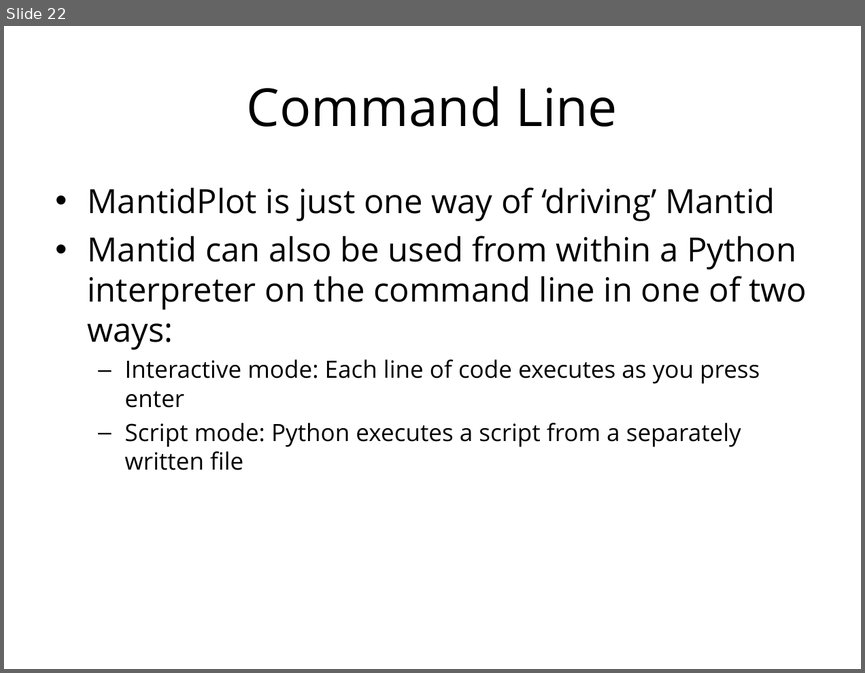
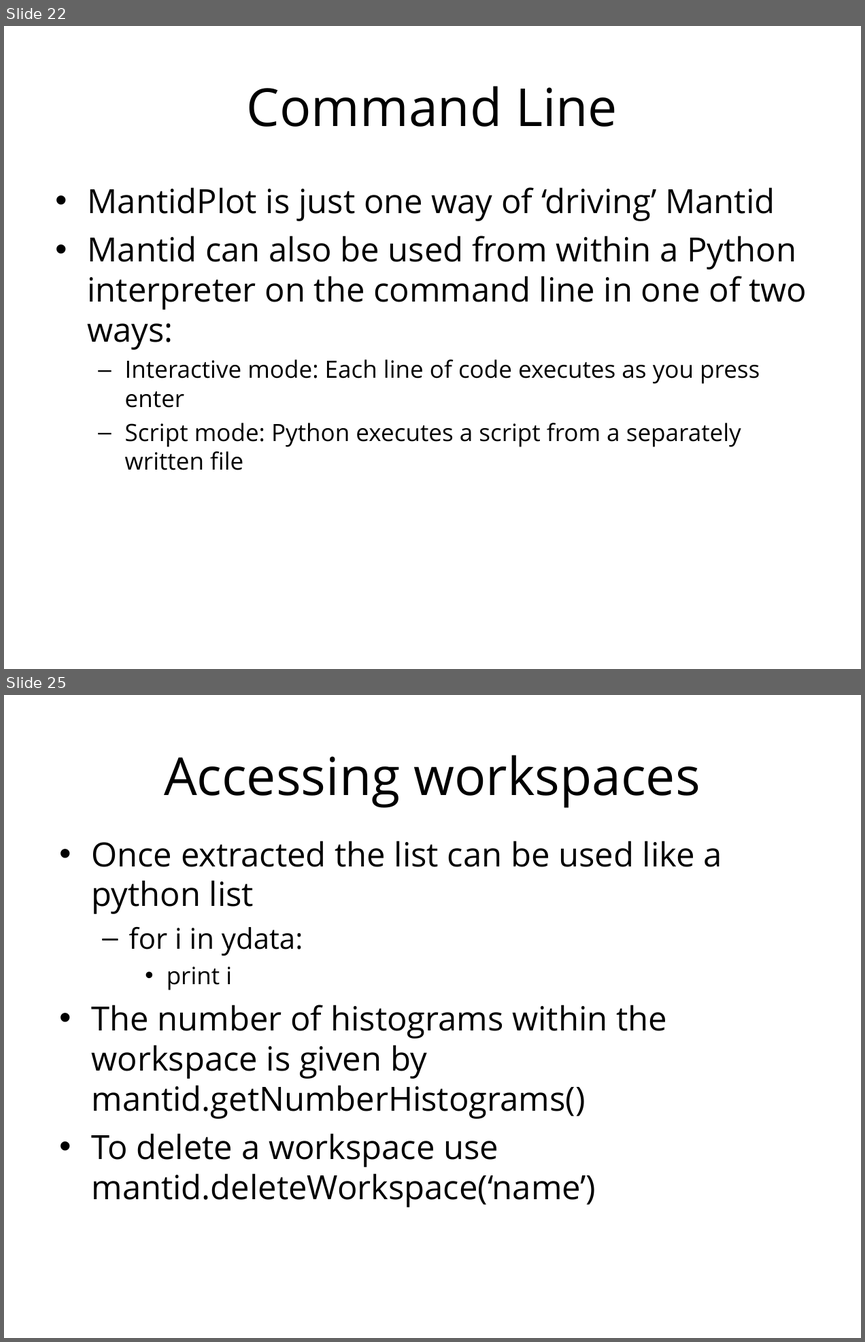
Before and after one commit to mantidproject/documents, a slide deck: Presentations/Python training course/Python in Mantid.ppt. Shown one above the other, each under a label of ours: slide 22 before the commit, slides 22 and 25 after it; the slides between them are not shown. The pictures are 865x673 and 865x1342 pixels, drawn with LibreOffice and Linux fonts; fonts in the diff are those of the drawing; background and template pictures are left out. Boxes give left, top, right and bottom in pixels: in the first picture for what was removed or moved away, otherwise in the second. Text is boxed around its words. In the diff, an @@ line names an element or a change of style, - is before the commit and + after.

```diff
--- a/Presentations/Python training course/Python in Mantid.ppt
+++ b/Presentations/Python training course/Python in Mantid.ppt
@@ slide 25 added at <box>4,695,861,1338</box>, background #FFFFFF @@
@@ title added at <box>164,755,700,808</box>, 44 pt, text #000000 @@
+Accessing workspaces
@@ text added at <box>92,841,721,1207</box>, 28 pt, text #000000 @@
+• Once extracted the list can be used like a python list
+  – for i in ydata:
+    • print i
+• The number of histograms within the workspace is given by mantid.getNumberHistograms()
+• To delete a workspace use mantid.deleteWorkspace(‘name’)
```
Also in this commit, not shown: 1 slide changed, 6 other slides added.
